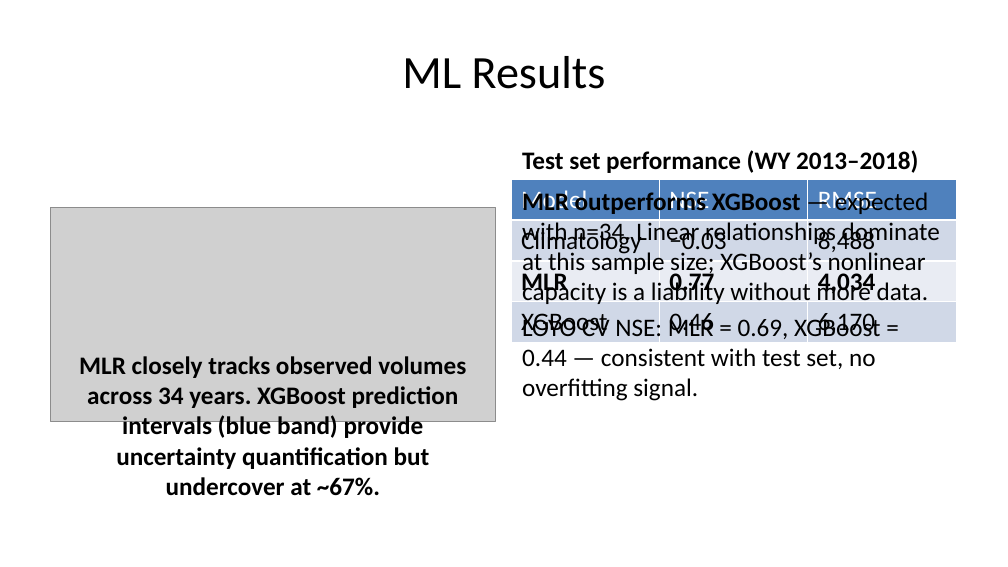
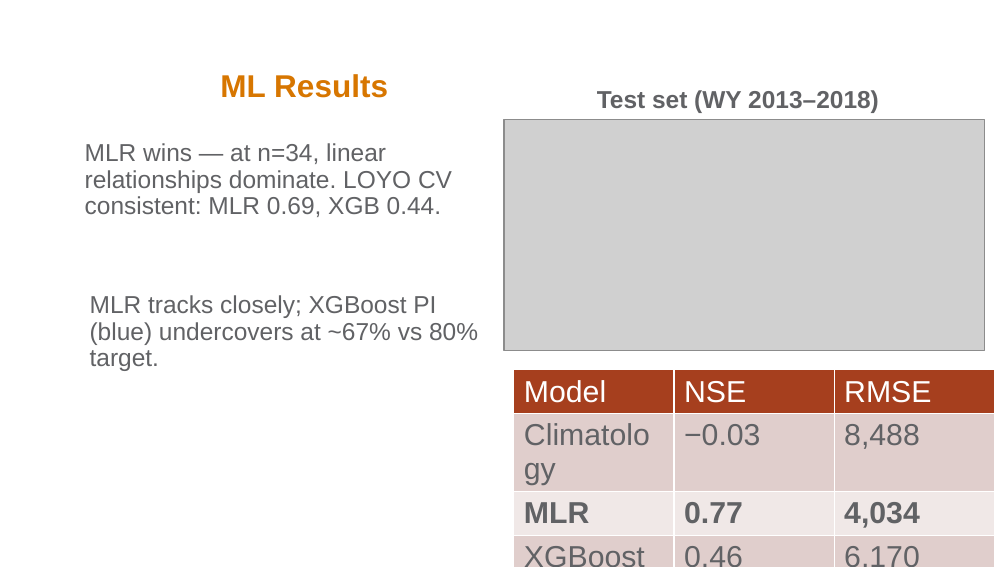
Before and after one commit to victoria-reynolds-pnnl/ESSD_AI_Competition_1, a slide deck: slide 5 of ai_delinquents/week_5_files/presentation.pptx (slide 7 before the commit). Drawn at 1008x567 pixels with LibreOffice and Linux fonts; fonts in the diff are those of the drawing; grey boxes stand for pictures; background and template pictures are left out. Boxes give left, top, right and bottom in pixels: in the first picture for what was removed or moved away, otherwise in the second. Text is boxed around its words. In the diff, an @@ line names an element or a change of style, - is before the commit and + after.

Commit message:
push new pptx file

```diff
--- a/ai_delinquents/week_5_files/presentation.pptx
+++ b/ai_delinquents/week_5_files/presentation.pptx
@@ title "ML Results" moved from (x1=402, y1=56, x2=606, y2=89) to (x1=220, y1=74, x2=388, y2=98) @@
@@ title "ML Results" at (x1=220, y1=74, x2=388, y2=98): size 33 to 22.5 pt, font Calibri to Arial, text colour #000000 to #D77600, bold on; alignment centre to left; line spacing 1 to 0.9; vertical alignment middle to bottom @@
@@ rectangle added at (x1=347, y1=0, x2=1008, y2=566), fill #FFFFFF @@
@@ text "Test set (WY 2013–2018)" at (x1=597, y1=90, x2=879, y2=113): vertical alignment bottom to top @@
@@ text at (x1=597, y1=90, x2=879, y2=113): text changed; size 18 to 17.5 pt; font Calibri to Arial; text colour #000000 to #616265 @@
-Test set performance (WY 2013–2018)
+Test set (WY 2013–2018)
@@ text added at (x1=85, y1=143, x2=452, y2=217), 17.5 pt, text #616265 @@
+MLR wins — at n=34, linear relationships dominate. LOYO CV consistent: MLR 0.69, XGB 0.44.
@@ picture resized from (x1=50, y1=208, x2=496, y2=421) to (x1=504, y1=120, x2=985, y2=351) @@
@@ text removed at (x1=522, y1=189, x2=940, y2=401) @@
-MLR outperforms XGBoost — expected with n=34. Linear relationships dominate at this sample size; XGBoost’s nonlinear capacity is a liability without more data.
-LOYO CV NSE: MLR = 0.69, XGBoost = 0.44 — consistent with test set, no overfitting signal.
@@ text added at (x1=90, y1=295, x2=478, y2=371), 17.5 pt, text #616265 @@
+MLR tracks closely; XGBoost PI (blue) undercovers at ~67% vs 80% target.
@@ text removed at (x1=79, y1=356, x2=466, y2=496) @@
-MLR closely tracks observed volumes across 34 years. XGBoost prediction intervals (blue band) provide uncertainty quantification but undercover at ~67%.
@@ table at (x1=514, y1=370, x2=995, y2=532) @@
@@ fill #4F81BD to #A63F1E in row 1 @@
@@ fill #D0D8E8 to #E1CFCD in 6 cells @@
@@ fill #E9EDF4 to #F1E8E8 in row 3 @@
@@ size 18 to 21.6 pt, font Calibri to Arial @@
@@ text colour #000000 to #616265 in "Climatology", "−0.03", "8,488", "MLR" and 5 more places @@
@@ table resized from (x1=511, y1=179, x2=956, y2=506) to (x1=514, y1=370, x2=995, y2=532) @@
```
Also in this commit, not shown: 9 other slides changed, 1 slide added, 4 slides removed, 4 other files.
